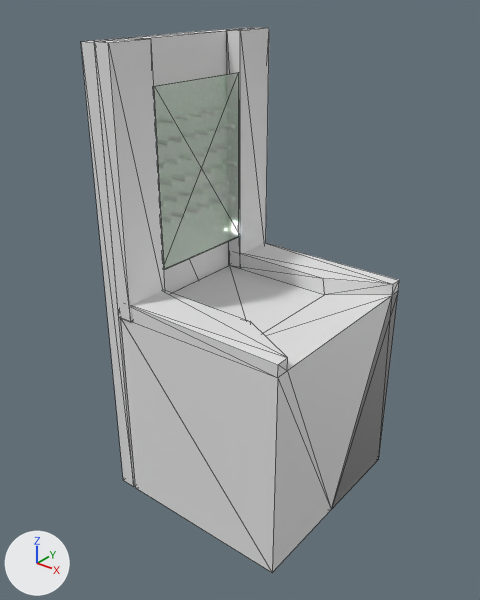
Two versions of the glTF model coin_pusher.glb, one commit apart.
Rendered twice from a 50 mm camera at (0.907, -1.404, 1.535) aimed at (-0.181, -0.044, 0.692). Every picture has the same lights, and +X, +Y and +Z are marked at lower left. Mesh edges are drawn as thin lines. Where no turn or scale is listed for an object, it has been applied to the vertices. Vertices at the same position are counted once.

The first picture shows 'Base'.
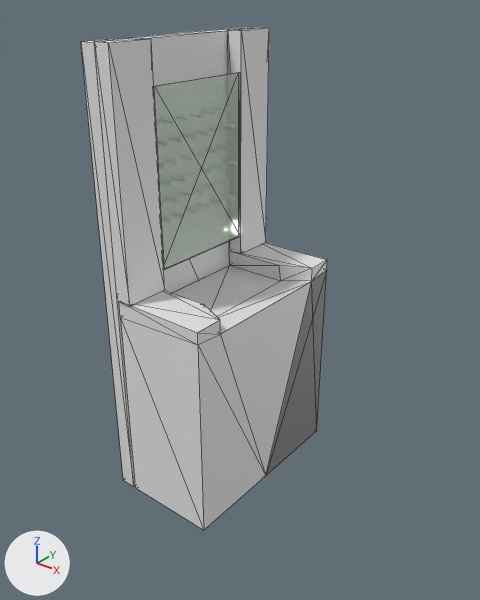
Boxes [x1, y1, x2, y2] around the edits, measured in the pictures (480 x 600 px; the box of a moved part takes in the faces that stretch with it):
'Base', reshaped (23% narrower, 8% shorter): before [81, 27, 399, 572]; after [81, 27, 327, 530]
part 1 of me_cube_002, moved or reshaped: before [227, 27, 269, 268]; after [228, 27, 269, 254]
part 2 of me_cube_002, moved or reshaped: before [98, 74, 399, 572]; after [98, 74, 327, 530]

Diff of the bpy script that builds the scene:
```diff
--- a/coin_pusher.glb.py
+++ b/coin_pusher.glb.py
@@ me_cube_002 @@
 me_cube_002.from_pydata(...)  # 57 vertices, 97 faces; spans x -0.365..0.236, y -0.315..0.309, z -0.933..0.415
 # used by ob_base; location = (-0.092, 0.0, 0.986)
 # before: 2 (0.236, -0.309, -0.298) at pixel (277, 377), 3 (0.236, -0.309, -0.262) at pixel (278, 364), 8 (0.061, -0.179, -0.314), 9 (0.053, -0.178, -0.262) at pixel (250, 321), 13 (0.236, -0.309, -0.933) at pixel (272, 572)
 # before: 14 (0.236, 0.309, -0.933) at pixel (378, 459), 15 (0.236, 0.309, -0.298) at pixel (398, 290), 16 (0.236, 0.0, -0.933) at pixel (331, 509), 19 (0.236, 0.309, -0.262) at pixel (399, 280), 23 (0.061, 0.179, -0.314) at pixel (324, 294)
 # before: 24 (0.053, 0.178, -0.262) at pixel (323, 278), 41 (-0.309, -0.315, -0.311) at pixel (118, 317), 43 (-0.309, -0.177, -0.311), 45 (-0.26, -0.315, -0.311) at pixel (130, 322), 47 (-0.26, -0.177, -0.311)
-me_cube_002.vertices[6].co = (0.236, -0.269, -0.298)  # pixel (287, 370)
-me_cube_002.vertices[7].co = (0.236, -0.269, -0.262)  # pixel (287, 357)
-me_cube_002.vertices[18].co = (0.236, 0.27, -0.298)  # pixel (392, 295)
-me_cube_002.vertices[21].co = (-0.309, 0.178, -0.262)  # pixel (229, 250)
-me_cube_002.vertices[22].co = (0.236, 0.269, -0.262)  # pixel (393, 284)
+# me_cube_002 part 1: the loose piece of 8 vertices spanning x -0.309..-0.26, y 0.172..0.309, z -0.311..0.415 is scaled about its middle by (1, 0.977, 0.931), then moved by (0.0, 0.002, 0.025)
+# me_cube_002 part 2
+for i in [2, 3, *range(13, 17), 19]: me_cube_002.vertices[i].co += Vector((-0.251, 0.0, 0.0))
+for i in [8, 9, 23, 24]: me_cube_002.vertices[i].co += Vector((-0.163, 0.0, 0.0))
+for i in [41, 43, 45, 47]: me_cube_002.vertices[i].co += Vector((0.0, 0.0, 0.049))
+me_cube_002.vertices[6].co = (-0.015, -0.221, -0.306)  # pixel (220, 334)
+me_cube_002.vertices[7].co = (-0.015, -0.221, -0.262)  # pixel (220, 319)
+me_cube_002.vertices[18].co = (-0.015, 0.222, -0.306)  # pixel (311, 281)
+me_cube_002.vertices[21].co = (-0.309, 0.175, -0.262)  # pixel (229, 250)
+me_cube_002.vertices[22].co = (-0.015, 0.221, -0.262)  # pixel (312, 268)
 me_cube_002.materials.append(mat_base)
```
